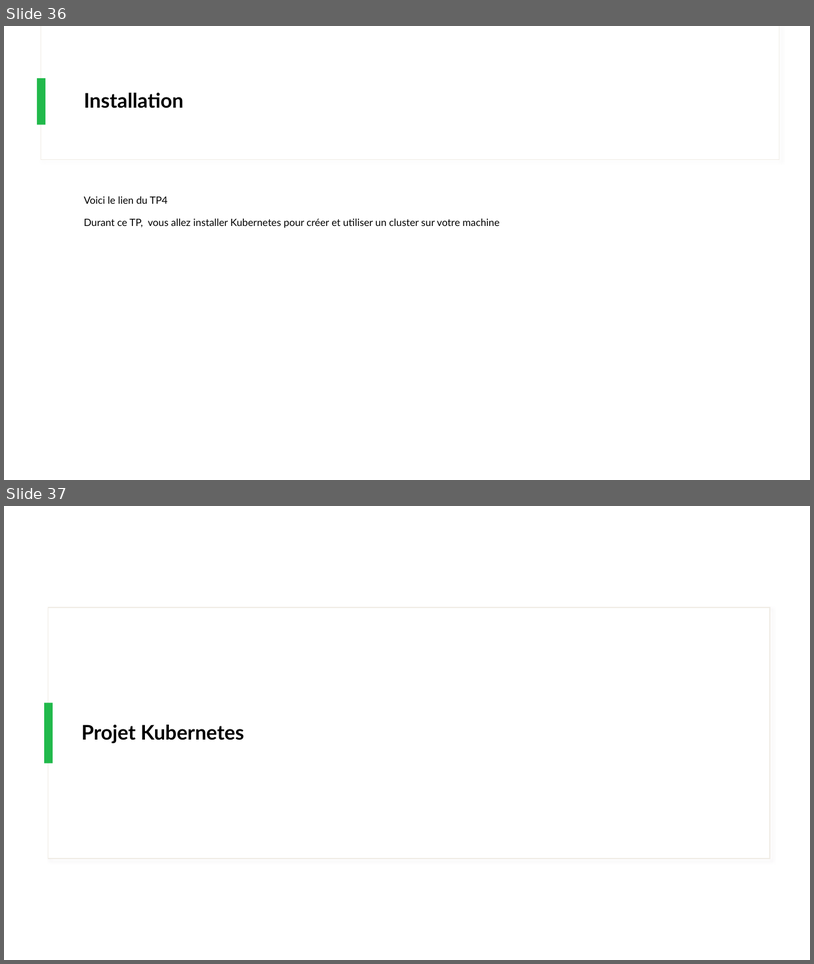
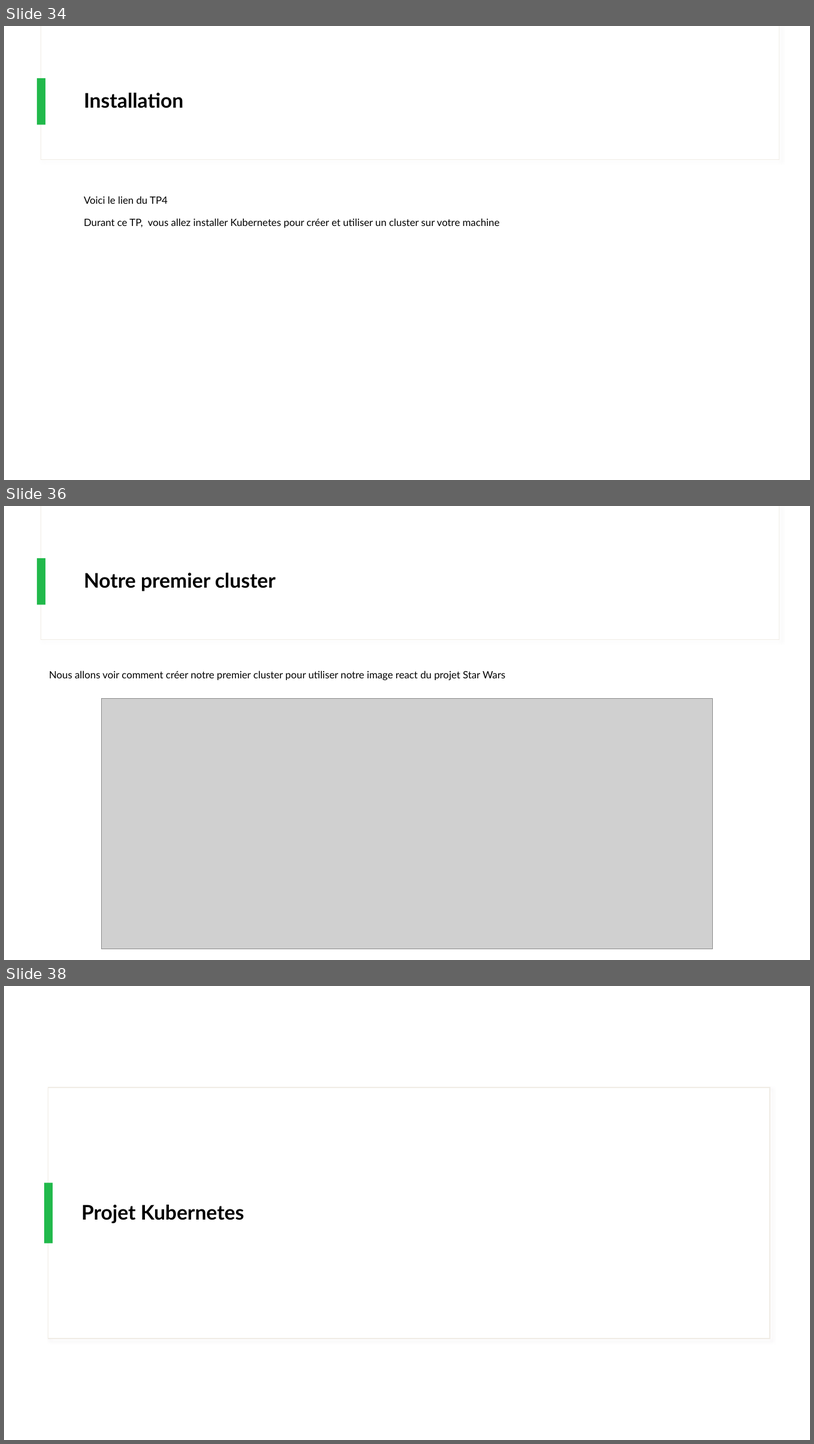
Before and after one commit to IPSSIASIDEV2/Jedy-DockerKubernetes-Formation, a slide deck: Cours/Cours.pptx. Shown one above the other, each under a label of ours: slides 36 and 37 before the commit, slides 34, 36 and 38 after it; the slides between them are not shown. The pictures are 814x964 and 814x1444 pixels, drawn with LibreOffice and Linux fonts; fonts in the diff are those of the drawing; grey boxes stand for pictures. Boxes give left, top, right and bottom in pixels: in the first picture for what was removed or moved away, otherwise in the second. Text is boxed around its words. In the diff, an @@ line names an element or a change of style, - is before the commit and + after.

```diff
--- a/Cours/Cours.pptx
+++ b/Cours/Cours.pptx
@@ slide 36 added at [4, 506, 810, 960], background #FFFFFF; not listed: 3 template elements that a slide beside it also shows @@
@@ title added at [84, 573, 276, 591], 24 pt, text #000000, bold @@
+Notre premier cluster
@@ text added at [49, 670, 506, 680], 12 pt, text #000000 @@
+Nous allons voir comment créer notre premier cluster pour utiliser notre image react du projet Star Wars
@@ picture added at [101, 699, 713, 949] @@
@@ what was slide 36 is now slide 34 @@
@@ what was slide 37 is now slide 38 @@
```
Also in this commit, not shown: 1 slide changed, 1 other slide added, 1 slide removed.
